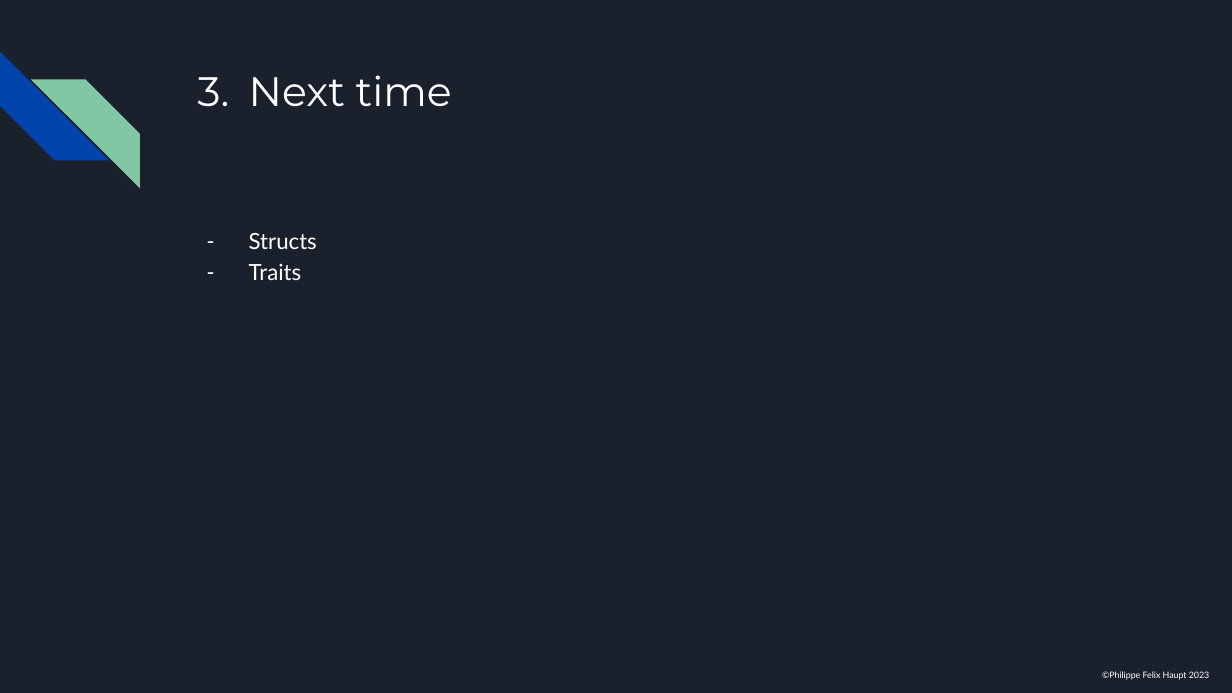
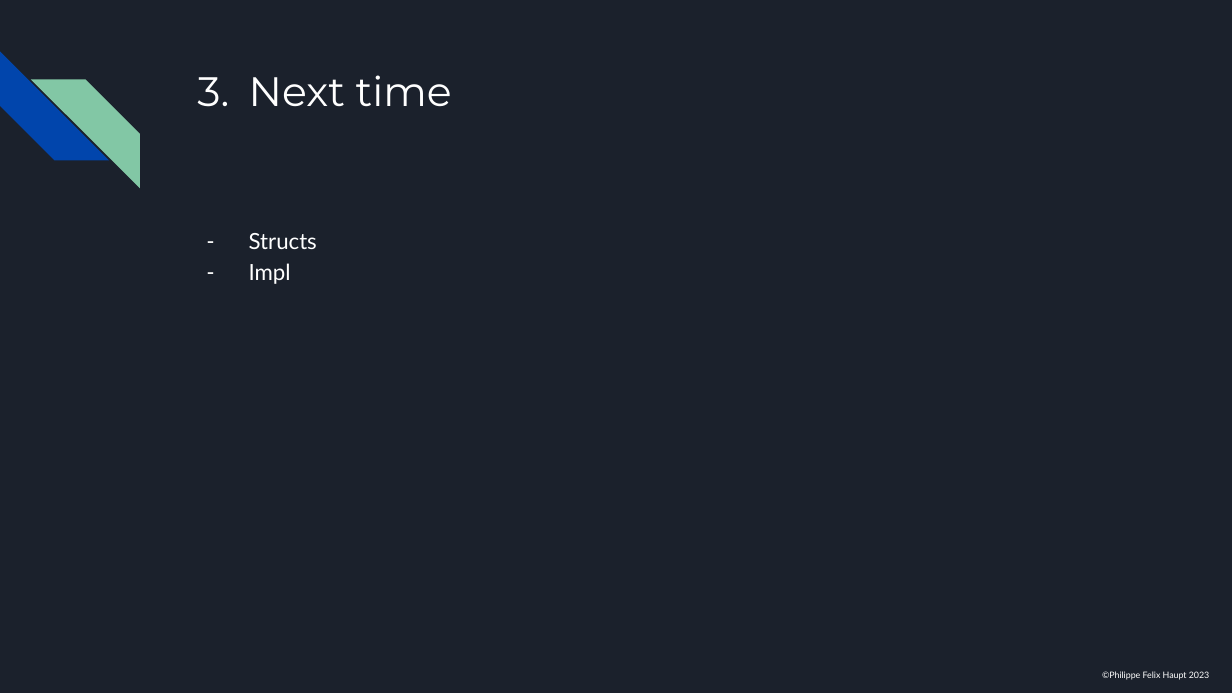
Before and after one commit to pfhaupt/progkurs, a slide deck: slide 156 of rust-beginner/07 - Function usage/07 - RUSTikales Rust for beginners.pptx. Drawn at 1232x693 pixels with LibreOffice and Linux fonts; fonts in the diff are those of the drawing. Boxes give left, top, right and bottom in pixels: in the first picture for what was removed or moved away, otherwise in the second. Text is boxed around its words. In the diff, an @@ line names an element or a change of style, - is before the commit and + after.

Commit message:
(Session 07) Hotfix slides
`Next time` -> `Impl` instead of `Traits`

```diff
--- a/rust-beginner/07 - Function usage/07 - RUSTikales Rust for beginners.pptx
+++ b/rust-beginner/07 - Function usage/07 - RUSTikales Rust for beginners.pptx
@@ text at (249, 263, 291, 284): text changed @@
-– Traits
+– Impl
```
